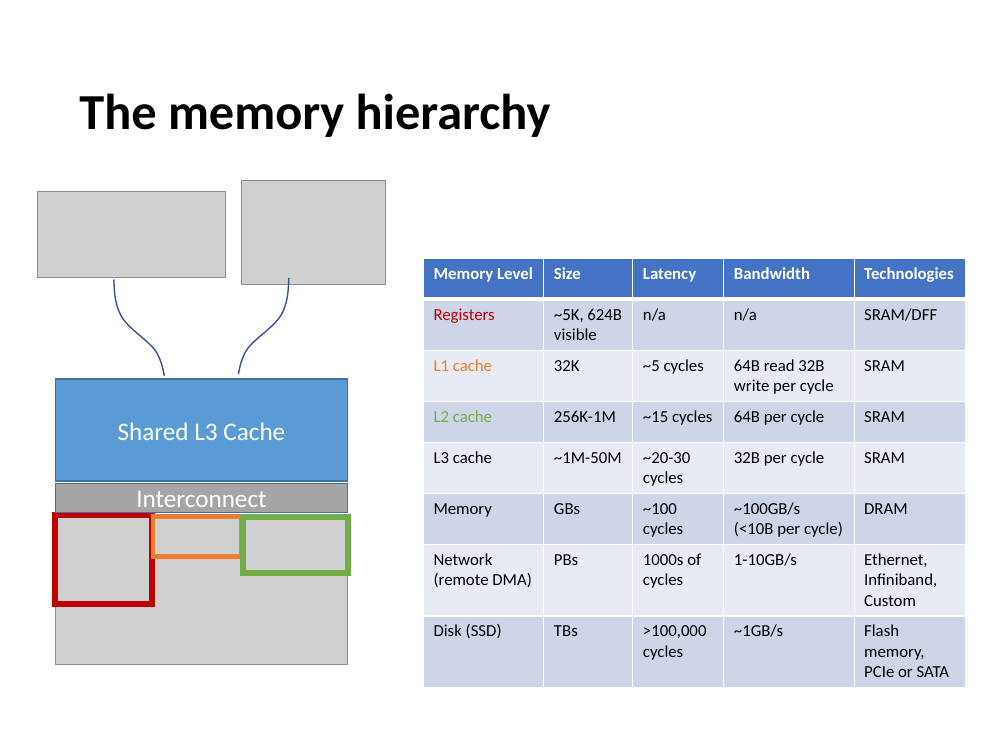
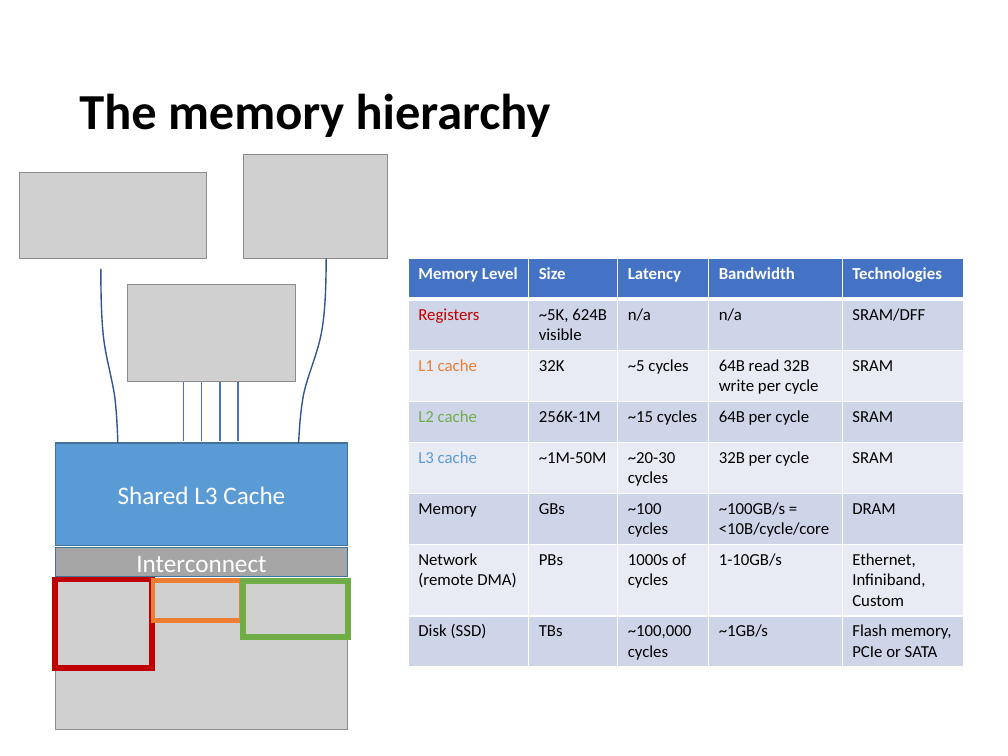
Before and after one commit to devinamatthews/molssi-sss-2017, a slide deck: slide 14 of lectures/architecture.pptx. Drawn at 1008x756 pixels with LibreOffice and Linux fonts; fonts in the diff are those of the drawing; grey boxes stand for pictures. Boxes give left, top, right and bottom in pixels: in the first picture for what was removed or moved away, otherwise in the second. Text is boxed around its words. In the diff, an @@ line names an element or a change of style, - is before the commit and + after.

```diff
--- a/lectures/architecture.pptx
+++ b/lectures/architecture.pptx
@@ picture: place and size @@
-picture at box(38, 192, 226, 278)
+picture at box(19, 172, 207, 259)
@@ picture: place and size @@
-picture at box(241, 180, 385, 284)
+picture at box(243, 154, 387, 258)
@@ freeform shape: place and size @@
-freeform shape at box(114, 279, 164, 375)
+freeform shape at box(101, 269, 118, 444)
@@ freeform shape: place and size @@
-freeform shape at box(239, 278, 289, 374)
+freeform shape at box(298, 258, 326, 443)
@@ table at box(408, 258, 963, 664) @@
-row 6, column 4: ~100GB/s / (<10B per cycle)
+row 6, column 4: ~100GB/s = / <10B/cycle/core
-row 8, column 3: >100,000 cycles
+row 8, column 3: ~100,000 cycles
@@ text colour #000000 to #5B9BD5 in "L3 cache" @@
@@ table: place and size @@
-table at box(423, 258, 965, 682)
+table at box(408, 258, 963, 664)
@@ picture added at box(127, 284, 295, 381) @@
@@ line added from (183, 381) to (183, 440), #4472C4 1 pt @@
@@ line added from (202, 381) to (202, 440), #4472C4 1 pt @@
@@ line added from (220, 381) to (220, 440), #4472C4 1 pt @@
@@ line added from (238, 381) to (238, 440), #4472C4 1 pt @@
@@ 3 frames, 2 rectangles, 1 picture: place and size @@
-3 frames, 2 rectangles, 1 picture at box(53, 379, 351, 665)
+3 frames, 2 rectangles, 1 picture at box(53, 444, 351, 730)
```
Also in this commit, not shown: 9 other slides changed, 14 slides added, 5 other files.
